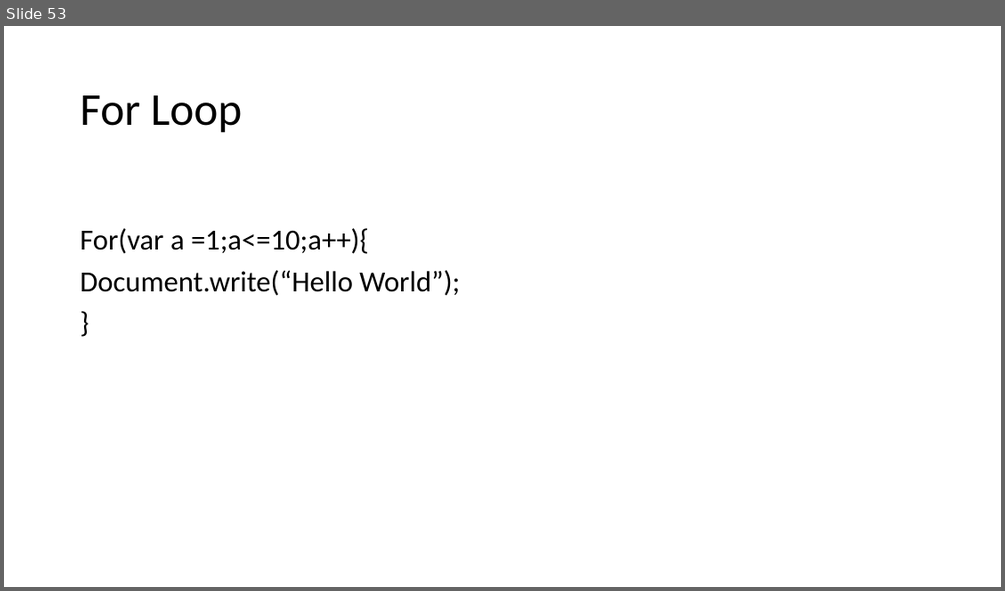
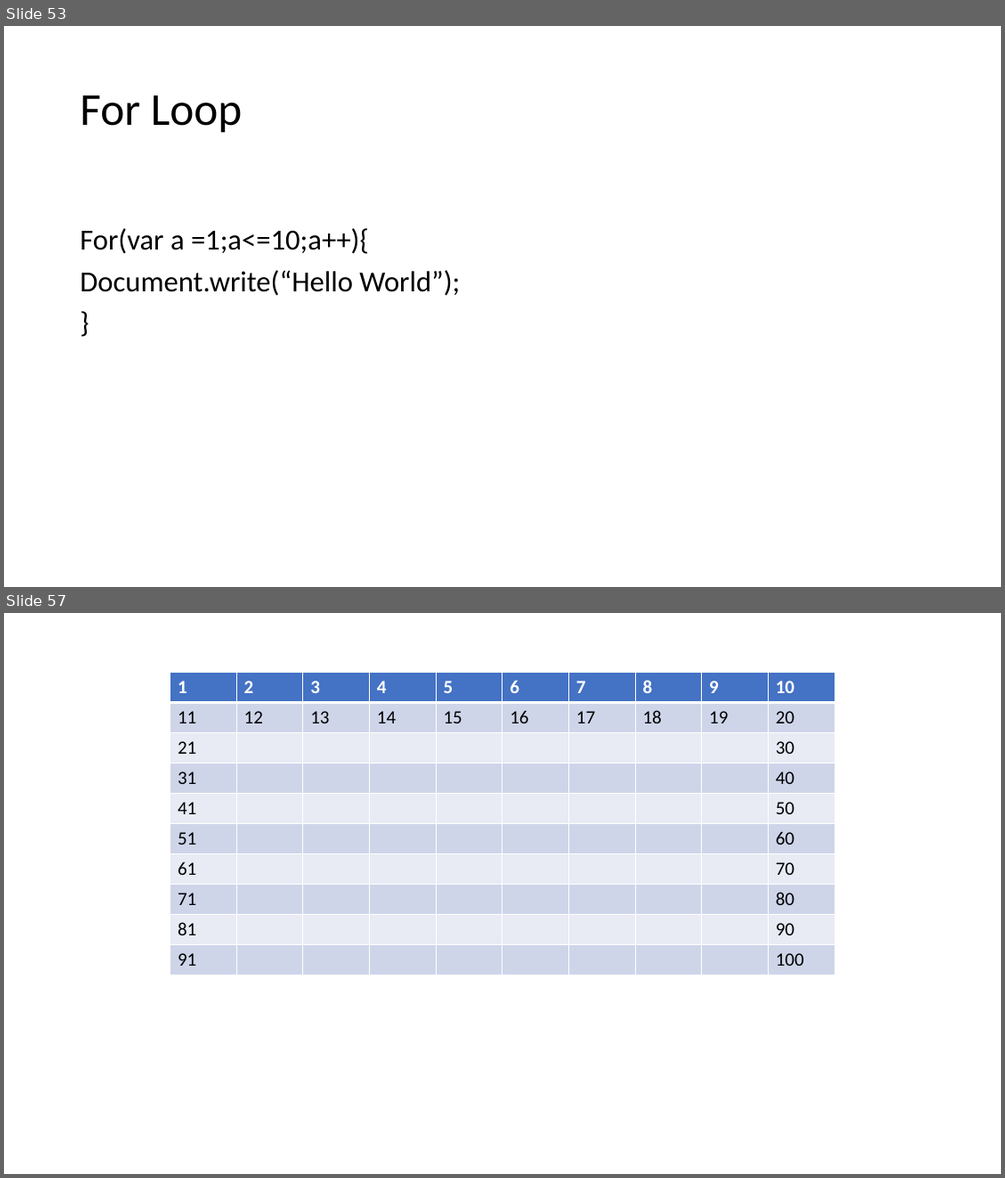
Before and after one commit to PiyushChaturvedii/Batch04, a slide deck: JavaScript.pptx. Shown one above the other, each under a label of ours: slide 53 before the commit, slides 53 and 57 after it; the slides between them are not shown. The pictures are 1005x591 and 1005x1178 pixels, drawn with LibreOffice and Linux fonts; fonts in the diff are those of the drawing. Boxes give left, top, right and bottom in pixels: in the first picture for what was removed or moved away, otherwise in the second. Text is boxed around its words. In the diff, an @@ line names an element or a change of style, - is before the commit and + after.

```diff
--- a/JavaScript.pptx
+++ b/JavaScript.pptx
@@ slide 57 added at [4,613,1001,1174], background #FFFFFF @@
@@ table added at [170,672,835,976], 10 rows, 10 columns @@
+1 | 2 | 3 | 4 | 5 | 6 | 7 | 8 | 9 | 10
+11 | 12 | 13 | 14 | 15 | 16 | 17 | 18 | 19 | 20
+21 |  |  |  |  |  |  |  |  | 30
+31 |  |  |  |  |  |  |  |  | 40
+41 |  |  |  |  |  |  |  |  | 50
+51 |  |  |  |  |  |  |  |  | 60
+61 |  |  |  |  |  |  |  |  | 70
+71 |  |  |  |  |  |  |  |  | 80
+81 |  |  |  |  |  |  |  |  | 90
+91 |  |  |  |  |  |  |  |  | 100
```
Also in this commit, not shown: 11 other slides added, 7 other files.
